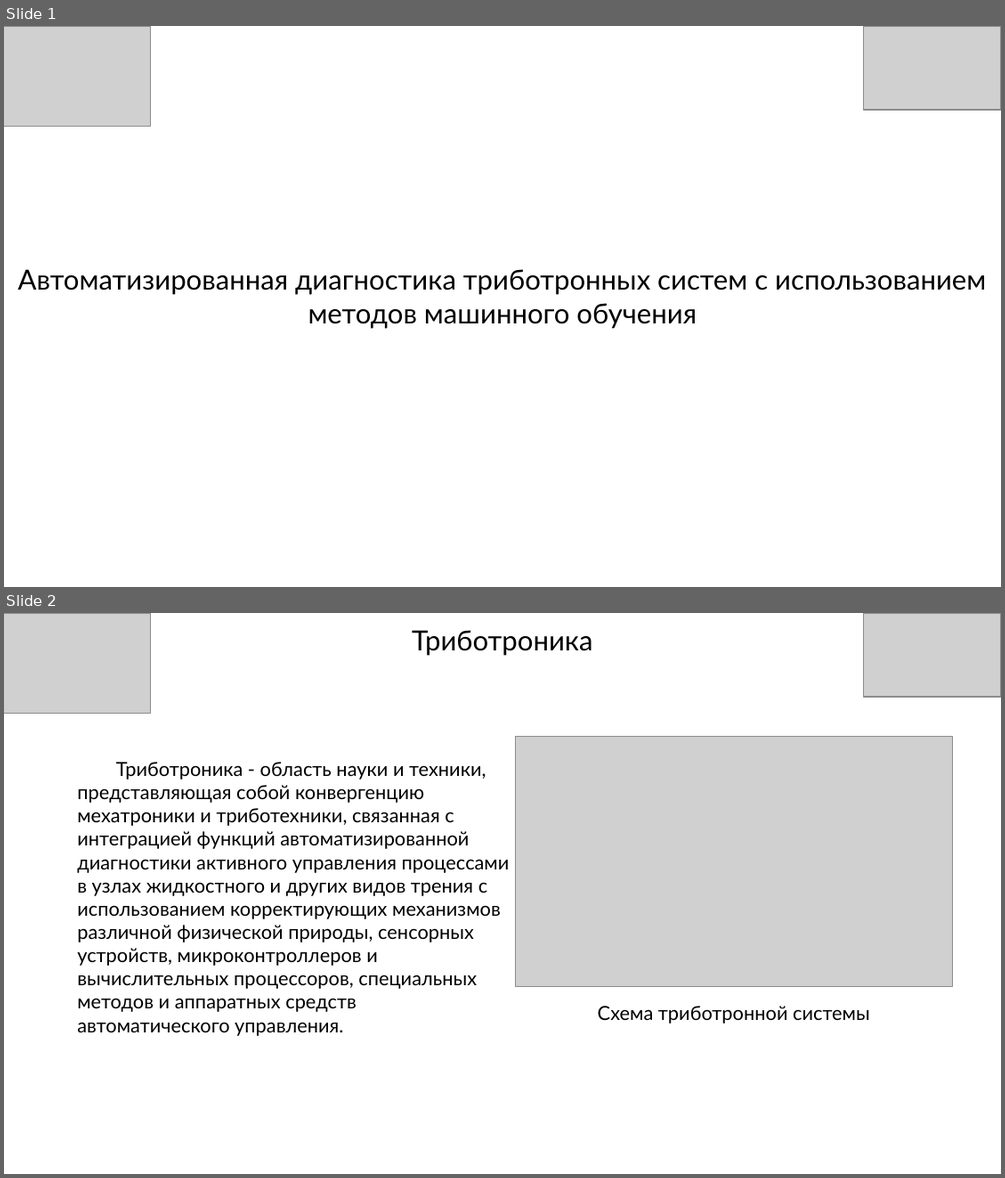
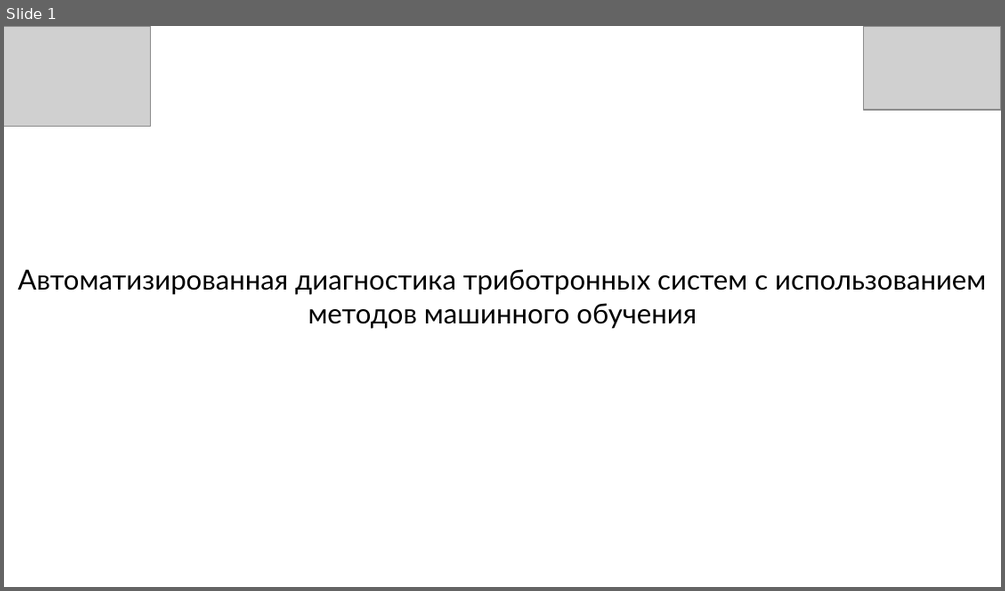
Before and after one commit to stebakov-i-n/OGU_Stebakov_ai, a slide deck: Lab 06/Lab_6_Pytorch_classification.pptx. Shown one above the other, each under a label of ours: slides 1 and 2 before the commit, slide 1 after it. The pictures are 1005x1178 and 1005x591 pixels, drawn with LibreOffice and Linux fonts; fonts in the diff are those of the drawing; grey boxes stand for pictures; background and template pictures are left out. Boxes give left, top, right and bottom in pixels: in the first picture for what was removed or moved away, otherwise in the second. Text is boxed around its words. In the diff, an @@ line names an element or a change of style, - is before the commit and + after.

```diff
--- a/Lab 06/Lab_6_Pytorch_classification.pptx
+++ b/Lab 06/Lab_6_Pytorch_classification.pptx
@@ slide 2 removed at (4,613,1001,1174), background picture (left out) @@
@@ picture removed at (4,613,151,713) @@
@@ title removed at (412,630,592,655) @@
-Триботроника
@@ picture removed at (863,613,1001,697) @@
@@ picture removed at (516,736,953,986) @@
@@ text removed at (77,762,510,1036) @@
-Триботроника - область науки и техники, представляющая собой конвергенцию мехатроники и триботехники, связанная с интеграцией функций автоматизированной диагностики активного управления процессами в узлах жидкостного и других видов трения с использованием корректирующих механизмов различной физической природы, сенсорных устройств, микроконтроллеров и вычислительных процессоров, специальных методов и аппаратных средств автоматического управления.
@@ text removed at (598,1005,870,1023) @@
-Схема триботронной системы
```
Also in this commit, not shown: 9 other slides removed, 4 other files.
